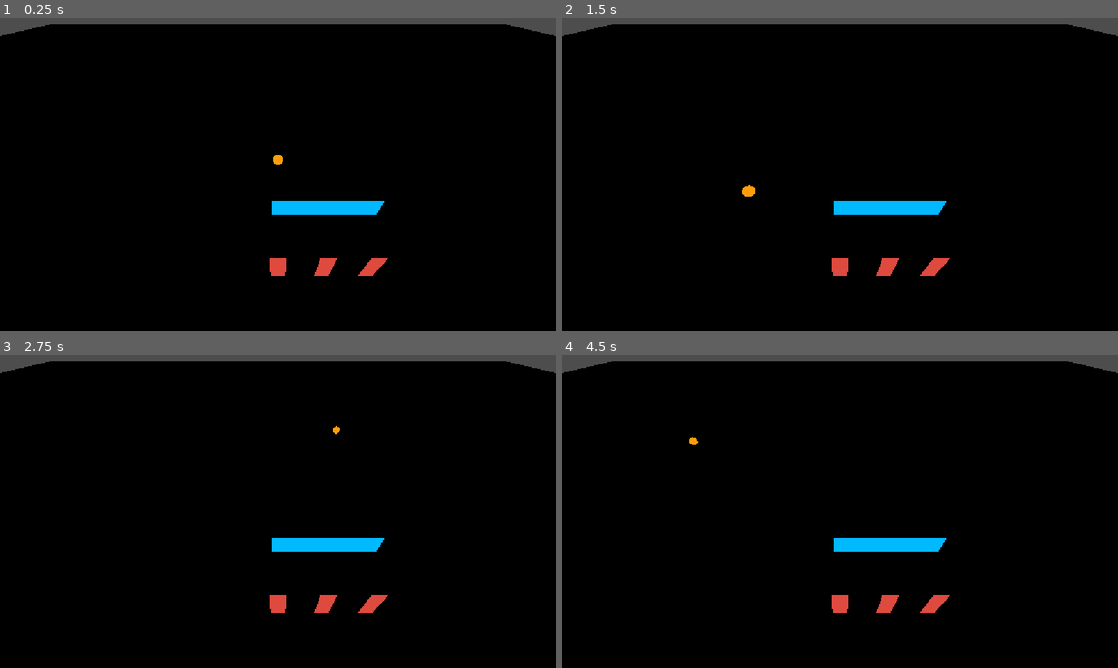
Above: before the commit, frames 1-4 (two rows, left to right).
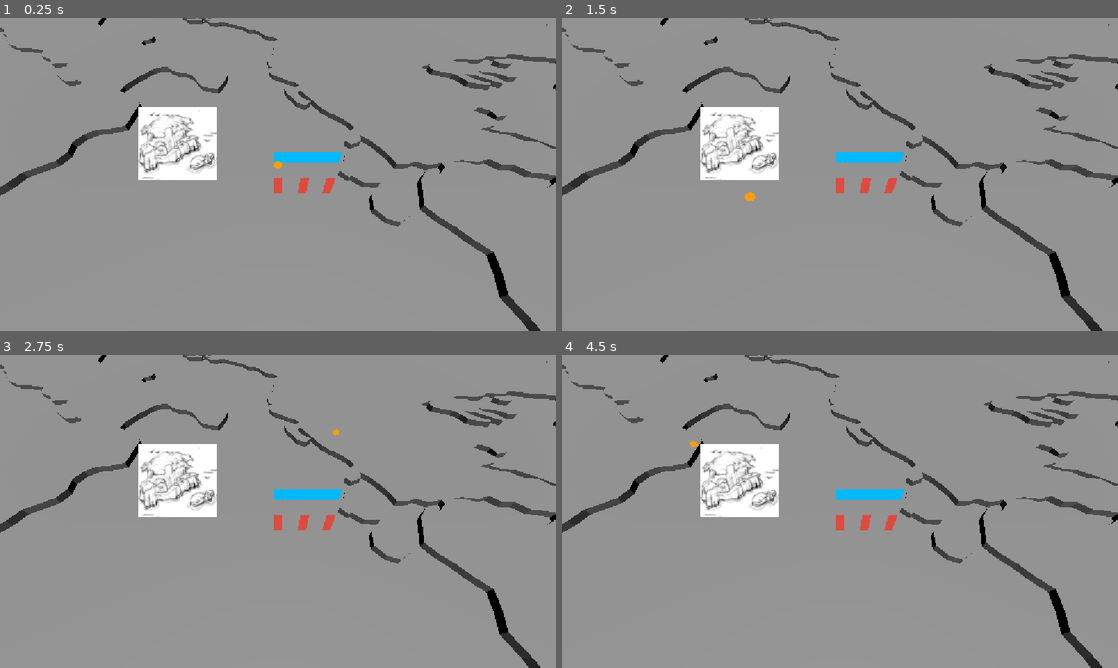
Above: after the commit, the same moments.

Repository: DatYak/Brackeys-Jam-26
Game: Godot game, scene res://scenes/game.tscn
Two runs of this game, one before a commit and one after it. Both use one fixed random seed, a clock stepped at 60 frames per second and the inputs below.
Inputs (mouse positions are in pixels of both pictures, inside the frame that each line leads up to):
- Up to frame 1 (0.25 s): no input
- Up to frame 2 (1.5 s): tap Enter (ui_accept) at 0.5, 0.77, 1.25 s; move the mouse to (962, 158) at 0.52 s; hold Right (ui_right) 0.53-1.25 s; click (962, 158) at 0.67 s; drag from (728, 190) to (812, 237) at 1.27 s
- Up to frame 3 (2.75 s): tap Enter (ui_accept) at 2 s; move the mouse to (333, 442) at 2.02 s; hold Right (ui_right) from 2.03 s (still down)
- Up to frame 4 (4.5 s): release Right (ui_right) at 2.75 s; tap Enter (ui_accept) at 2.75, 3.5, 3.77, 4.25 s; drag from (812, 574) to (673, 464) at 2.77 s; move the mouse to (1006, 558) at 3.52 s; hold Left (ui_left) 3.53-4.25 s; drag from (673, 464) to (756, 433) at 4.27 s

The runs differ from the first frame. In frame 1, 99% of the frame differs, in the area x 0-100%, y 0-100%; in frame 2, 99%; in frame 3, 99%; in frame 4, 99%.

Commit message:
Adding land mesh, ocean mesh, testing in interactive_map scene. Seeing what is possible with spritemesh

Diff:
--- a/scenes/interactive_map.tscn
+++ b/scenes/interactive_map.tscn
@@ -1,10 +1,16 @@
 [gd_scene format=3 uid="uid://cnv4c6hshyklt"]
 
 [ext_resource type="PackedScene" uid="uid://bx0klj2a3og8x" path="res://scenes/camera.tscn" id="1_x3wbd"]
+[ext_resource type="ArrayMesh" uid="uid://fiqkwm3yjh1c" path="res://meshes/SM_Land.obj" id="2_a5d1k"]
+[ext_resource type="ArrayMesh" uid="uid://bepn22goreu58" path="res://meshes/SM_Ocean.obj" id="3_dubcs"]
+[ext_resource type="Texture2D" uid="uid://bojbkv7me7vku" path="res://textures/T_Island_Placeholder.jpg" id="4_dubcs"]
 
 [sub_resource type="PlaneMesh" id="PlaneMesh_gpgns"]
 
 [sub_resource type="WorldBoundaryShape3D" id="WorldBoundaryShape3D_dvmqr"]
+
+[sub_resource type="SphereShape3D" id="SphereShape3D_dubcs"]
+radius = 4.984
 
 [node name="InteractiveMap" type="Node" unique_id=1772888486]
 
@@ -20,4 +26,30 @@
 shape = SubResource("WorldBoundaryShape3D_dvmqr")
 
 [node name="Camera3D" parent="." unique_id=2076793452 instance=ExtResource("1_x3wbd")]
-transform = Transform3D(1, 0, 0, 0, 0.70710677, 0.7071068, 0, -0.7071068, 0.70710677, 0, 15, 10)
+transform = Transform3D(1, 0, 0, 0, 0.61977905, 0.7847764, 0, -0.7847764, 0.61977905, 0, 21.30045, 18.946604)
+
+[node name="Environment" type="Node3D" parent="." unique_id=1564010107]
+transform = Transform3D(1, 0, 0, 0, 1, 0, 0, 0, 1, 0, -0.86549187, 0)
+
+[node name="MeshInstance3D" type="MeshInstance3D" parent="Environment" unique_id=1916904293]
+mesh = ExtResource("2_a5d1k")
+
+[node name="MeshInstance3D2" type="MeshInstance3D" parent="Environment" unique_id=602717015]
+transform = Transform3D(1, 0, 0, 0, 1, 0, 0, 0, 1, 0, 0.86549187, 0)
+mesh = ExtResource("3_dubcs")
+
+[node name="DirectionalLight3D" type="DirectionalLight3D" parent="Environment" unique_id=875756379]
+transform = Transform3D(1, 0, 0, 0, 0.2405025, 0.9706485, 0, -0.9706485, 0.2405025, 0, 0.86549187, 0)
+
+[node name="Node3D" type="Node3D" parent="." unique_id=30988835]
+transform = Transform3D(1, 0, 0, 0, 1, 0, 0, 0, 1, -13.048136, 2.7225094, -0.36652374)
+
+[node name="Sprite3D" type="Sprite3D" parent="Node3D" unique_id=24847536]
+billboard = 1
+texture = ExtResource("4_dubcs")
+
+[node name="Area3D" type="Area3D" parent="Node3D" unique_id=869207730]
+
+[node name="CollisionShape3D" type="CollisionShape3D" parent="Node3D/Area3D" unique_id=886377238]
+transform = Transform3D(1, 0, 0, 0, 1, 0, 0, 0, 1, 0, 0.54999995, 0)
+shape = SubResource("SphereShape3D_dubcs")
Not shown, added: meshes/SM_Land.obj
Not shown, added: meshes/SM_Land.obj.import
Not shown, added: meshes/SM_Ocean.obj
Not shown, added: meshes/SM_Ocean.obj.import
Binary file added: textures/T_GeneralHeads_Placeholder.jpg
Not shown, added: textures/T_GeneralHeads_Placeholder.jpg.import
Binary file added: textures/T_Island_Placeholder.jpg
Not shown, added: textures/T_Island_Placeholder.jpg.import
